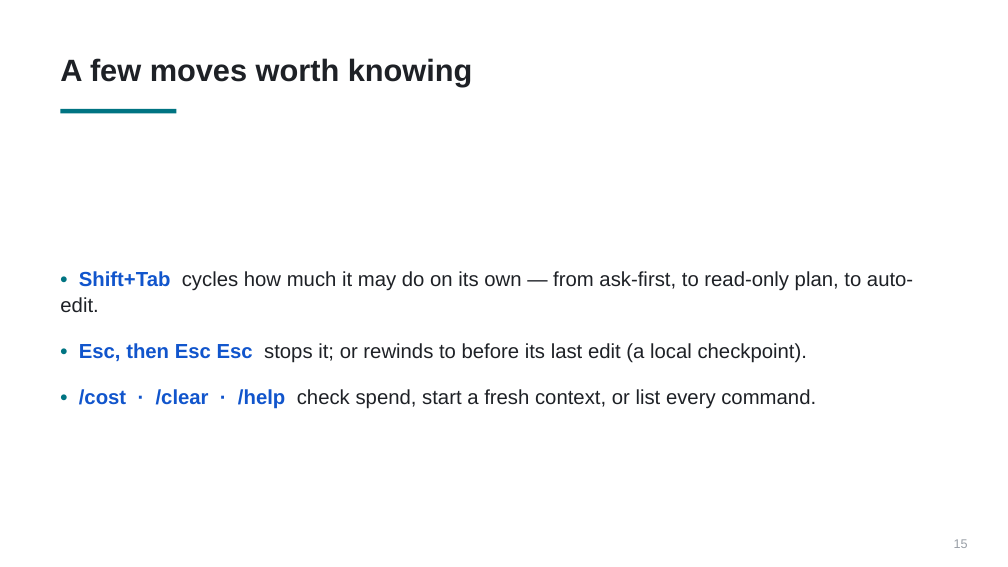
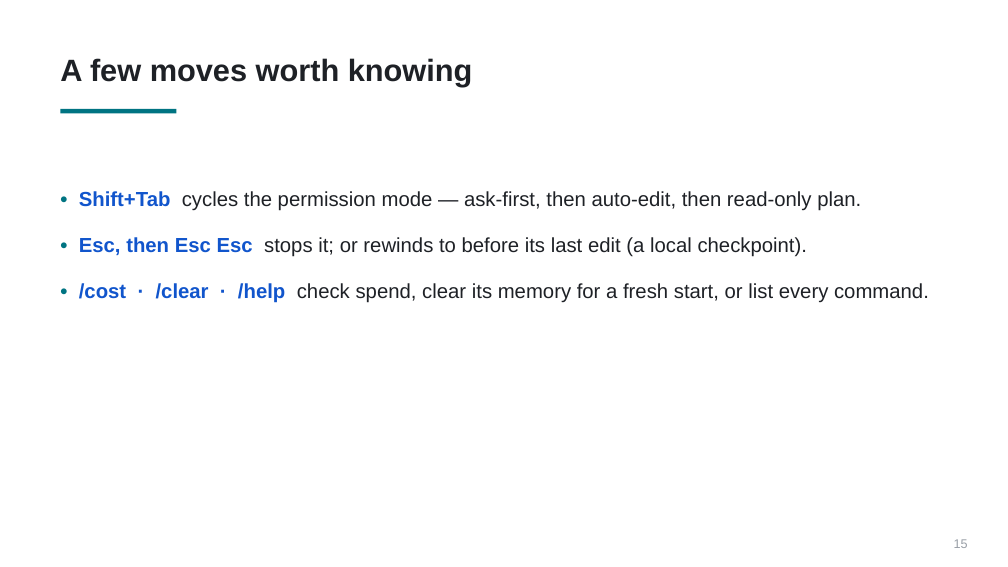
Before and after one commit to PursuitOfDataScience/uchicago-workshops, a slide deck: slide 15 of claude-code-tutorial/claude-code-tutorial.pptx. Drawn at 1008x567 pixels with LibreOffice and Linux fonts; fonts in the diff are those of the drawing. Boxes give left, top, right and bottom in pixels: in the first picture for what was removed or moved away, otherwise in the second. Text is boxed around its words. In the diff, an @@ line names an element or a change of style, - is before the commit and + after.

```diff
--- a/claude-code-tutorial/claude-code-tutorial.pptx
+++ b/claude-code-tutorial/claude-code-tutorial.pptx
@@ text "• Shift+Tab cycles the permission ...": place and size @@
-text "• Shift+Tab cycles the permission ..." at box(60, 271, 913, 409)
+text "• Shift+Tab cycles the permission ..." at box(79, 191, 929, 303)
@@ text "• Shift+Tab cycles the permission ..." at box(79, 191, 929, 303): vertical alignment middle to top @@
@@ text at box(79, 191, 861, 211): text changed @@
-• Shift+Tab cycles how much it may do on its own — from ask-first, to read-only plan, to auto-edit.
+• Shift+Tab cycles the permission mode — ask-first, then auto-edit, then read-only plan.
@@ text at box(79, 237, 807, 257): indent changed @@
@@ text at box(79, 283, 929, 303): text changed @@
-• /cost · /clear · /help check spend, start a fresh context, or list every command.
+• /cost · /clear · /help check spend, clear its memory for a fresh start, or list every command.
```
Also in this commit, not shown: 17 other slides changed, 21 other files.
